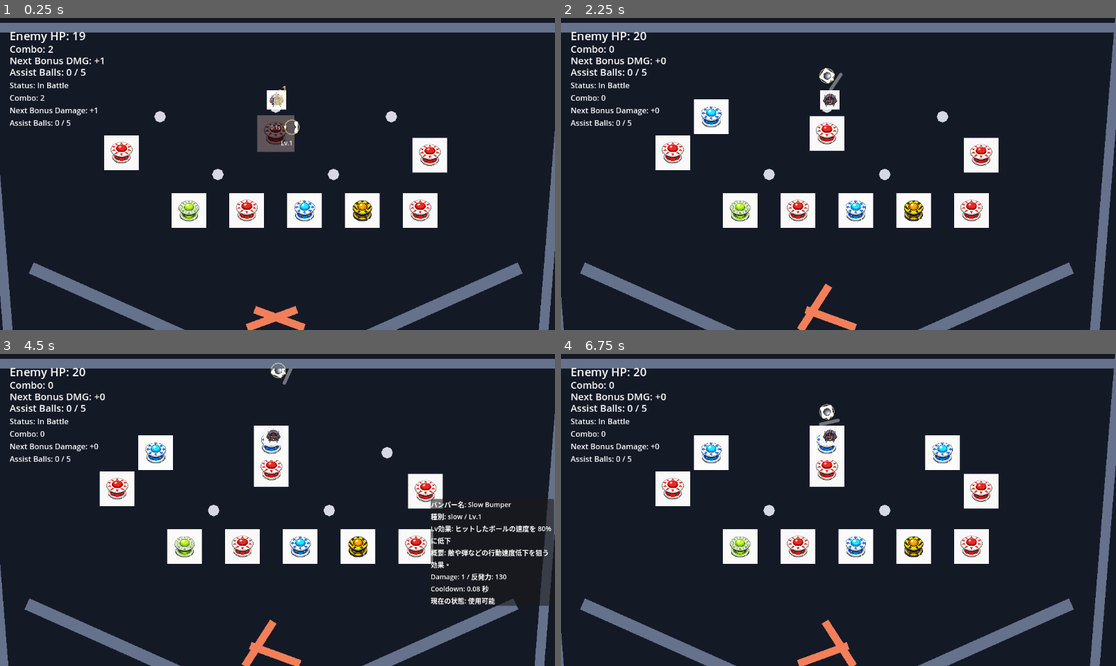
Above: before the commit, frames 1-4 (two rows, left to right).
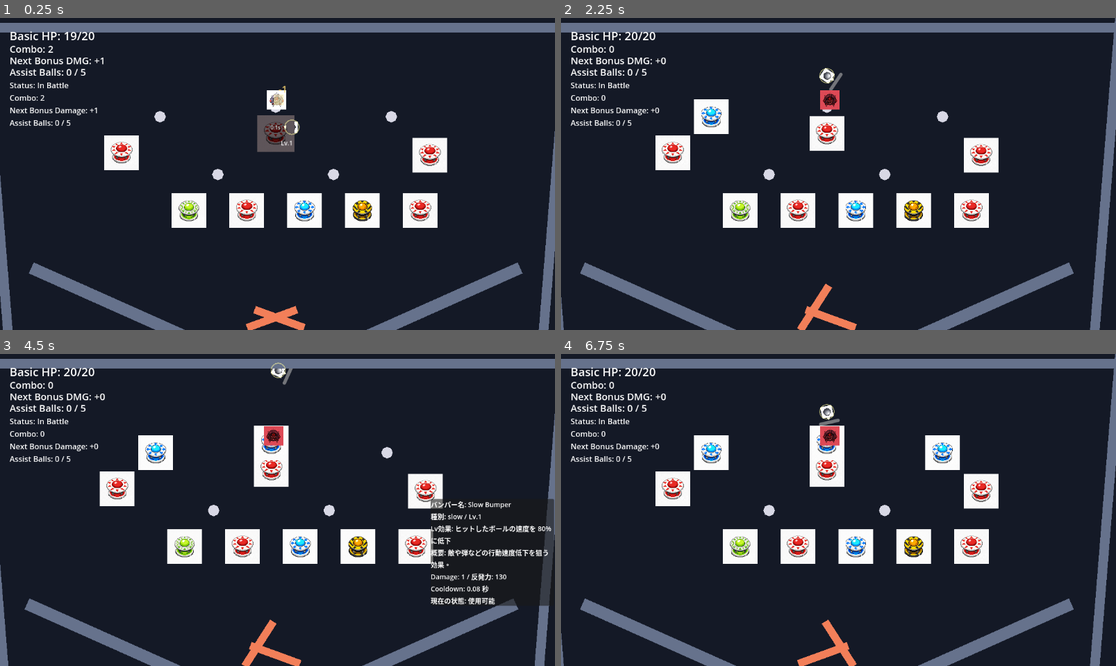
Above: after the commit, the same moments.

Repository: hamayu691-hamy/codex_godot
Game: Godot game, scene res://scenes/PinballBattleScene.tscn
The game is run twice, just before and just after one commit, with the same random seed, the same clock (stepped at 60 frames per second) and the same inputs. The project has no main scene, so this scene is started directly.
Inputs (mouse positions are in pixels of both pictures, inside the frame that each line leads up to):
- Up to frame 1 (0.25 s): no input
- Up to frame 2 (2.25 s): move the mouse to (677, 152) at 0.52 s; hold Right 0.53-1.28 s; tap K at 0.6 s; click (677, 152) at 0.67 s; move the mouse to (821, 161) at 1.27 s; hold Left 1.28-2.03 s; tap B at 1.35 s; click (821, 161) at 1.42 s; move the mouse to (982, 130) at 2.02 s; hold Right from 2.03 s (still down); hold R from 2.03 s (still down); click (982, 130) at 2.17 s
- Up to frame 3 (4.5 s): move the mouse to (116, 488) at 2.77 s; release R at 2.78 s; tap K at 2.85 s; click (116, 488) at 2.92 s; move the mouse to (266, 497) at 3.52 s; release Right at 3.53 s; hold Left from 3.53 s (still down); tap B at 3.6 s; click (266, 497) at 3.67 s; move the mouse to (421, 491) at 4.27 s; tap R at 4.35 s; click (421, 491) at 4.42 s
- Up to frame 4 (6.75 s): move the mouse to (738, 547) at 5.02 s; tap K at 5.1 s; click (738, 547) at 5.17 s; move the mouse to (766, 591) at 5.77 s; release Left at 5.78 s; hold Right from 5.78 s (still down); tap B at 5.85 s; click (766, 591) at 5.92 s; move the mouse to (855, 522) at 6.52 s; hold R from 6.53 s (still down); click (855, 522) at 6.67 s

The runs differ from the first frame. In frame 1, 0.2% of the frame differs, in the area x 2-18%, y 4-9%; in frame 2, 0.4%, in the area x 2-51%, y 4-30%; in frame 3, 0.4%; in frame 4, 0.4%.

Commit message:
Add enemy type configurations

Diff:
--- a/scripts/gameplay/enemy.gd
+++ b/scripts/gameplay/enemy.gd
@@ -14,6 +14,41 @@
 @export var move_range: float = 80.0
 @export var attack_type: String = "bullet"
 @export var attack_interval: float = 1.1
+@export var bullet_damage: int = 2
+@export var display_color: Color = Color(0.9, 0.3, 0.35, 1.0)
+
+const TYPE_BASIC: String = "basic"
+const TYPE_SWIFT: String = "swift"
+const TYPE_TANK: String = "tank"
+const ENEMY_DEFINITIONS: Dictionary = {
+	TYPE_BASIC: {
+		"max_hp": 20,
+		"move_speed": 35.0,
+		"bullet_damage": 2,
+		"attack_interval": 1.1,
+		"attack_type": "bullet",
+		"color": Color(0.9, 0.3, 0.35, 1.0),
+		"score_value": 100,
+	},
+	TYPE_SWIFT: {
+		"max_hp": 10,
+		"move_speed": 80.0,
+		"bullet_damage": 1,
+		"attack_interval": 1.8,
+		"attack_type": "bullet",
+		"color": Color(0.25, 0.75, 1.0, 1.0),
+		"score_value": 120,
+	},
+	TYPE_TANK: {
+		"max_hp": 45,
+		"move_speed": 18.0,
+		"bullet_damage": 3,
+		"attack_interval": 1.5,
+		"attack_type": "bullet",
+		"color": Color(0.75, 0.55, 0.25, 1.0),
+		"score_value": 180,
+	},
+}
 
 const ENEMY_DEFEAT_FADE_DURATION: float = 0.6
 const ENEMY_DEFEAT_SCALE_MULTIPLIER: float = 1.25
@@ -27,6 +62,30 @@
 var _move_direction: float = 1.0
 var _knockback_velocity: Vector2 = Vector2.ZERO
 const KNOCKBACK_DAMPING: float = 7.5
+
+static func get_definition(type_name: String) -> Dictionary:
+	var definition: Dictionary = ENEMY_DEFINITIONS.get(type_name, {})
+	if definition.is_empty():
+		definition = ENEMY_DEFINITIONS[TYPE_BASIC]
+	return definition.duplicate(true)
+
+func apply_config(config: Dictionary) -> void:
+	enemy_type = str(config.get("enemy_type", enemy_type))
+	var definition: Dictionary = get_definition(enemy_type)
+	max_hp = int(config.get("max_hp", definition.get("max_hp", max_hp)))
+	current_hp = int(config.get("current_hp", max_hp))
+	contact_damage = int(config.get("contact_damage", contact_damage))
+	move_speed = float(config.get("move_speed", definition.get("move_speed", move_speed)))
+	bullet_damage = int(config.get("bullet_damage", definition.get("bullet_damage", bullet_damage)))
+	score_value = int(config.get("score_value", definition.get("score_value", score_value)))
+	move_axis = str(config.get("move_axis", move_axis))
+	move_range = float(config.get("move_range", move_range))
+	attack_type = str(config.get("attack_type", definition.get("attack_type", attack_type)))
+	attack_interval = float(config.get("attack_interval", definition.get("attack_interval", attack_interval)))
+	display_color = config.get("color", definition.get("color", display_color))
+
+func get_display_name() -> String:
+	return enemy_type.capitalize()
 
 func _ready() -> void:
 	_start_position = global_position
--- a/scripts/gameplay/field_builder.gd
+++ b/scripts/gameplay/field_builder.gd
@@ -149,16 +149,7 @@
 		var enemy: Enemy = Enemy.new()
 		enemy.name = "Enemy%d" % (index + 1)
 		enemy.position = config.get("position", Vector2(200.0, 140.0))
-		enemy.max_hp = int(config.get("max_hp", _enemy_hp_initial))
-		enemy.current_hp = int(config.get("current_hp", enemy.max_hp))
-		enemy.contact_damage = int(config.get("contact_damage", 1))
-		enemy.move_speed = float(config.get("move_speed", 35.0))
-		enemy.enemy_type = str(config.get("enemy_type", "basic"))
-		enemy.score_value = int(config.get("score_value", 100))
-		enemy.move_axis = str(config.get("move_axis", "horizontal"))
-		enemy.move_range = float(config.get("move_range", 80.0))
-		enemy.attack_type = str(config.get("attack_type", "bullet"))
-		enemy.attack_interval = float(config.get("attack_interval", 1.1))
+		enemy.apply_config(config)
 		var collision_shape: CollisionShape2D = CollisionShape2D.new()
 		var circle_shape: CircleShape2D = CircleShape2D.new()
 		circle_shape.radius = _enemy_collision_radius
@@ -166,10 +157,13 @@
 		enemy.add_child(collision_shape)
 		var enemy_visual: Polygon2D = Polygon2D.new()
 		enemy_visual.name = "EnemyVisual"
-		enemy_visual.color = _enemy_visual_color
+		enemy_visual.color = enemy.display_color
 		enemy_visual.polygon = PackedVector2Array(_bumper_visual_points)
 		enemy.add_child(enemy_visual)
 		_try_attach_sprite(enemy, config, enemy_visual, "EnemySprite")
+		var enemy_sprite: Sprite2D = enemy.get_node_or_null("EnemySprite") as Sprite2D
+		if enemy_sprite != null:
+			enemy_sprite.modulate = enemy.display_color
 		_sync_enemy_size_with_visual(enemy)
 		enemies_root.add_child(enemy)
 		spawned_enemies.append(enemy)
--- a/scripts/gameplay/pinball_battle_scene.gd
+++ b/scripts/gameplay/pinball_battle_scene.gd
@@ -741,7 +741,7 @@
 	var bullet: Area2D = Area2D.new()
 	bullet.name = "EnemyBullet"
 	bullet.global_position = spawn_position
-	bullet.set_meta("damage", BULLET_DAMAGE)
+	bullet.set_meta("damage", enemy.bullet_damage)
 	bullet.collision_layer = 0
 	bullet.collision_mask = 0
 
@@ -1077,7 +1077,16 @@
 func _on_enemy_defeated(enemy: Enemy) -> void:
 	audio_manager.play_se("enemy_defeated")
 	_update_enemy_hp_label()
-	_start_stage_clear_sequence(enemy)
+	if _are_all_enemies_defeated():
+		_start_stage_clear_sequence(enemy)
+	elif is_instance_valid(enemy):
+		enemy.play_defeat_animation()
+
+func _are_all_enemies_defeated() -> bool:
+	for enemy: Enemy in enemies:
+		if is_instance_valid(enemy) and enemy.current_hp > 0:
+			return false
+	return true
 
 func _start_stage_clear_sequence(defeated_enemy: Enemy) -> void:
 	if _is_victory or _is_stage_clearing or _is_game_over:
@@ -1312,14 +1321,14 @@
 	return BALL_HP_INITIAL
 
 func _update_enemy_hp_label() -> void:
-	var current_hp: int = 0
+	var hp_parts: PackedStringArray = PackedStringArray()
 	for enemy: Enemy in enemies:
 		if is_instance_valid(enemy) and enemy.current_hp > 0:
-			current_hp = enemy.current_hp
-			break
-	if current_hp < 0:
-		current_hp = 0
-	enemy_hp_label.text = "Enemy HP: %d" % current_hp
+			hp_parts.append("%s HP: %d/%d" % [enemy.get_display_name(), enemy.current_hp, enemy.max_hp])
+	if hp_parts.is_empty():
+		enemy_hp_label.text = "Enemy HP: 0"
+	else:
+		enemy_hp_label.text = " | ".join(hp_parts)
 
 func _update_combo_label() -> void:
 	combo_label.text = "Combo: %d" % combo_count
--- a/scripts/gameplay/stage_config.gd
+++ b/scripts/gameplay/stage_config.gd
@@ -7,6 +7,20 @@
 const VIEW_HEIGHT: float = 700.0
 const SLOPE_WALL_MIN_THICKNESS: float = 25.0
 const FIELD_CENTER_X: float = FIELD_WIDTH * 0.5
+
+const STAGE_ENEMY_CONFIGS: Dictionary = {
+	"stage_01": [
+		{"position": Vector2(FIELD_CENTER_X, 170.0), "enemy_type": "basic", "move_range": 260.0, "sprite_path": "res://gazou/enemy_0.png", "sprite_scale": Vector2.ONE * (40.0 / 1254.0)},
+	],
+	"stage_02": [
+		{"position": Vector2(FIELD_CENTER_X - 140.0, 165.0), "enemy_type": "swift", "move_range": 180.0, "sprite_path": "res://gazou/enemy_0.png", "sprite_scale": Vector2.ONE * (34.0 / 1254.0)},
+		{"position": Vector2(FIELD_CENTER_X + 140.0, 165.0), "enemy_type": "swift", "move_range": 180.0, "sprite_path": "res://gazou/enemy_0.png", "sprite_scale": Vector2.ONE * (34.0 / 1254.0)},
+	],
+	"stage_03": [
+		{"position": Vector2(FIELD_CENTER_X - 120.0, 165.0), "enemy_type": "tank", "move_range": 120.0, "sprite_path": "res://gazou/enemy_0.png", "sprite_scale": Vector2.ONE * (48.0 / 1254.0)},
+		{"position": Vector2(FIELD_CENTER_X + 140.0, 175.0), "enemy_type": "basic", "move_range": 180.0, "sprite_path": "res://gazou/enemy_0.png", "sprite_scale": Vector2.ONE * (40.0 / 1254.0)},
+	],
+}
 
 const STAGES: Dictionary = {
 	"stage_01": {
@@ -118,9 +132,7 @@
 			{"name": "LeftFlipper", "position": Vector2(FIELD_CENTER_X - 50.0, 640.0), "collision_offset": Vector2(45.0, 0.0), " …(235 unchanged characters)…
 			{"name": "RightFlipper", "position": Vector2(FIELD_CENTER_X + 50.0, 640.0), "collision_offset": Vector2(-45.0, 0.0), …(236 unchanged characters)…
 		],
-		"enemy_configs": [
-			{"position": Vector2(FIELD_CENTER_X, 170.0), "max_hp": 20, "current_hp": 20, "contact_damage": 1, "move_speed": 35.0, "enemy_type": "basic", "score_value": 100, "move_axis": "horizontal", "move_range": 260.0, "attack_type": "bullet", "attack_interval": 1.1, "sprite_path": "res://gazou/enemy_0.png", "sprite_scale": Vector2.ONE * (40.0 / 1254.0)},
-		],
+		"enemy_configs": STAGE_ENEMY_CONFIGS["stage_01"],
 	},
 }
 
@@ -128,4 +140,12 @@
 	var stage_data: Dictionary = STAGES.get(stage_id, {})
 	if stage_data.is_empty():
 		stage_data = STAGES["stage_01"]
-	return stage_data.duplicate(true)
+	var result: Dictionary = stage_data.duplicate(true)
+	result["enemy_configs"] = get_stage_enemy_configs(stage_id)
+	return result
+
+static func get_stage_enemy_configs(stage_id: String = "stage_01") -> Array:
+	var configs: Array = STAGE_ENEMY_CONFIGS.get(stage_id, [])
+	if configs.is_empty():
+		configs = STAGE_ENEMY_CONFIGS["stage_01"]
+	return configs.duplicate(true)
